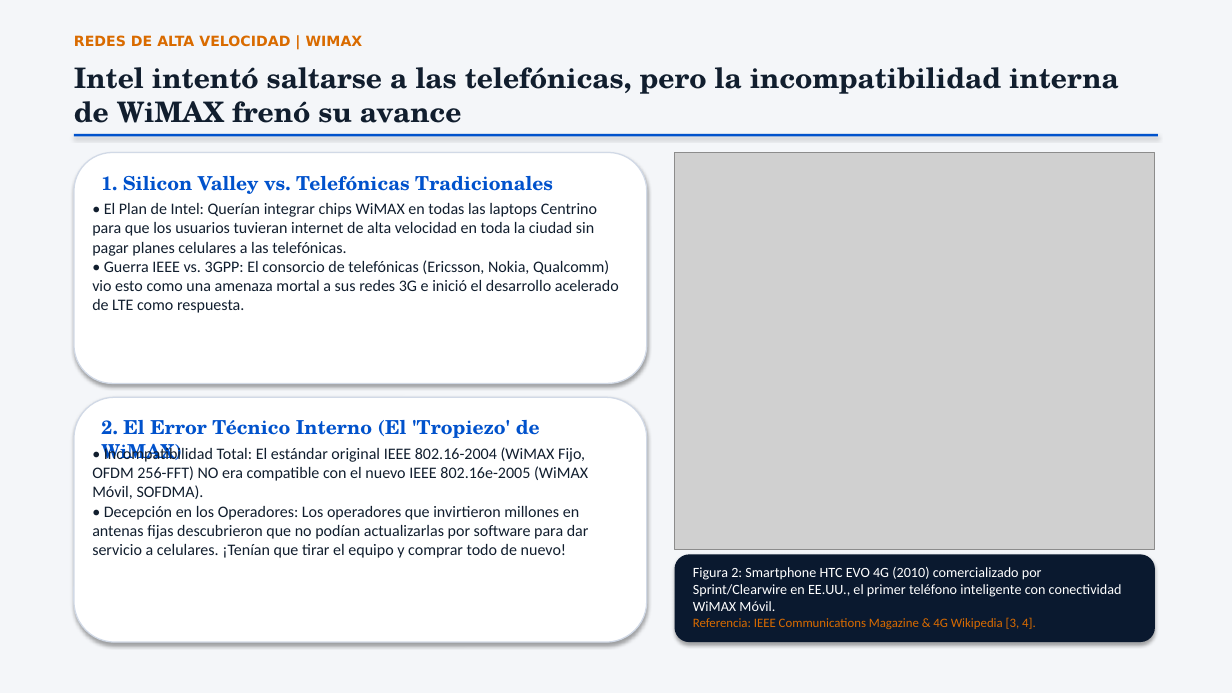
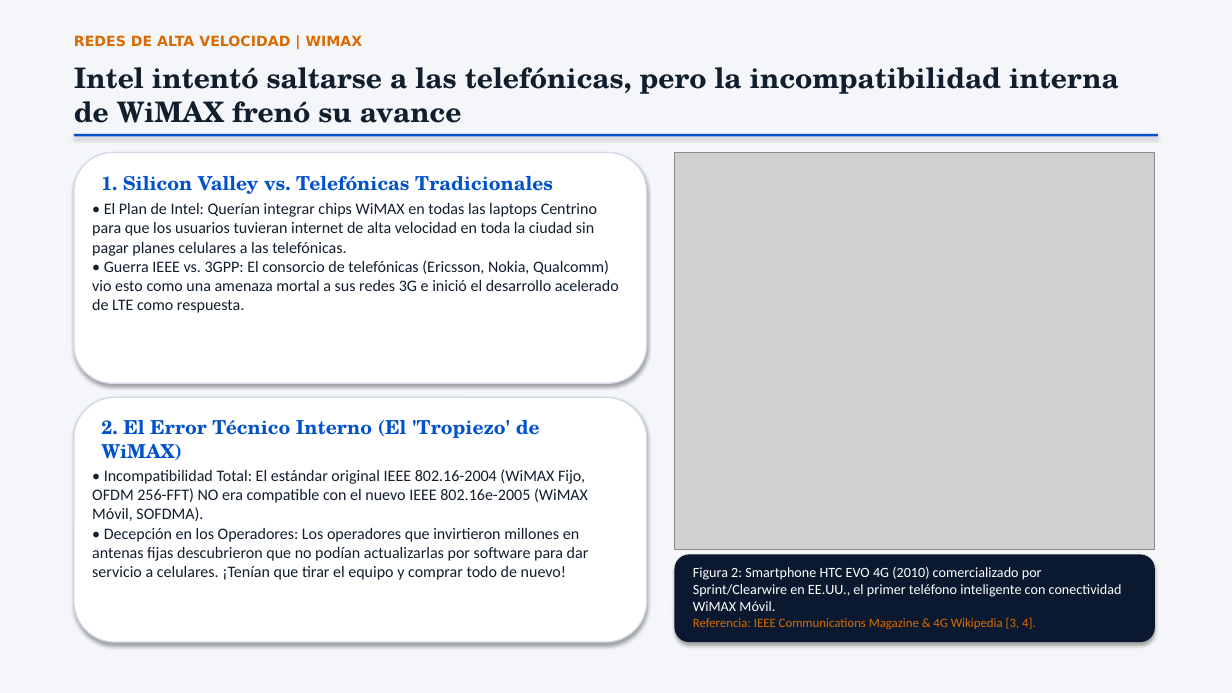
Before and after one commit to AyrXZ47/UAZ-IEI, a slide deck: slide 4 of 7mo Semestre/Redes de Alta Velocidad/wimax_presentacion_redes.pptx. Drawn at 1232x693 pixels with LibreOffice and Linux fonts; fonts in the diff are those of the drawing; grey boxes stand for pictures. Boxes give left, top, right and bottom in pixels: in the first picture for what was removed or moved away, otherwise in the second. Text is boxed around its words. In the diff, an @@ line names an element or a change of style, - is before the commit and + after.

```diff
--- a/7mo Semestre/Redes de Alta Velocidad/wimax_presentacion_redes.pptx
+++ b/7mo Semestre/Redes de Alta Velocidad/wimax_presentacion_redes.pptx
@@ text "• Incompatibilidad Total: El estándar ...": place and size @@
-text "• Incompatibilidad Total: El estándar ..." at (92, 446, 589, 558)
+text "• Incompatibilidad Total: El estándar ..." at (92, 469, 589, 580)
```
Also in this commit, not shown: 1 other slide changed.
